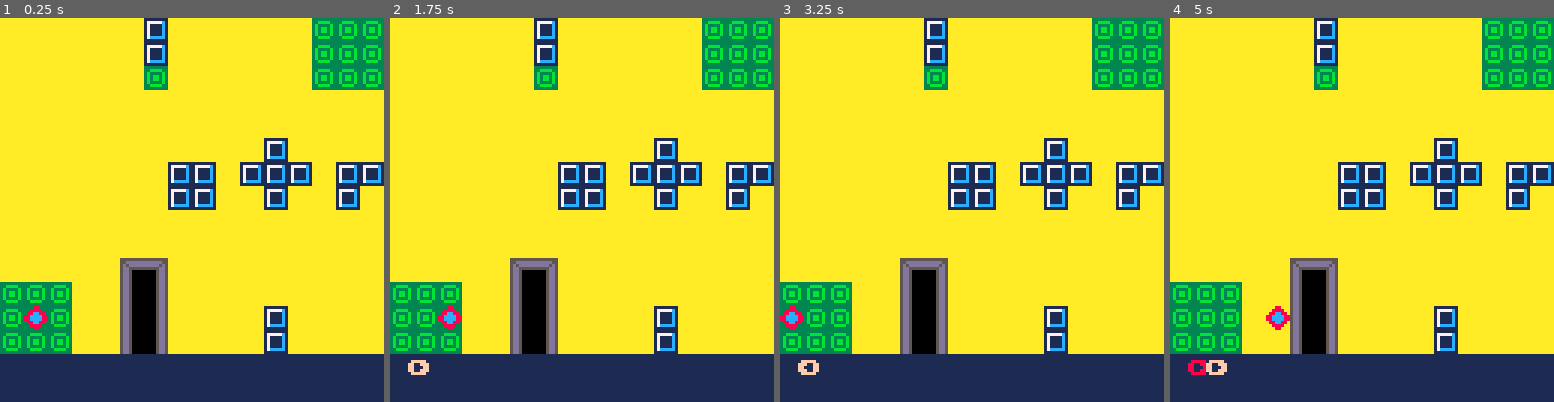
Above: before the commit, frames 1-4 (left to right).
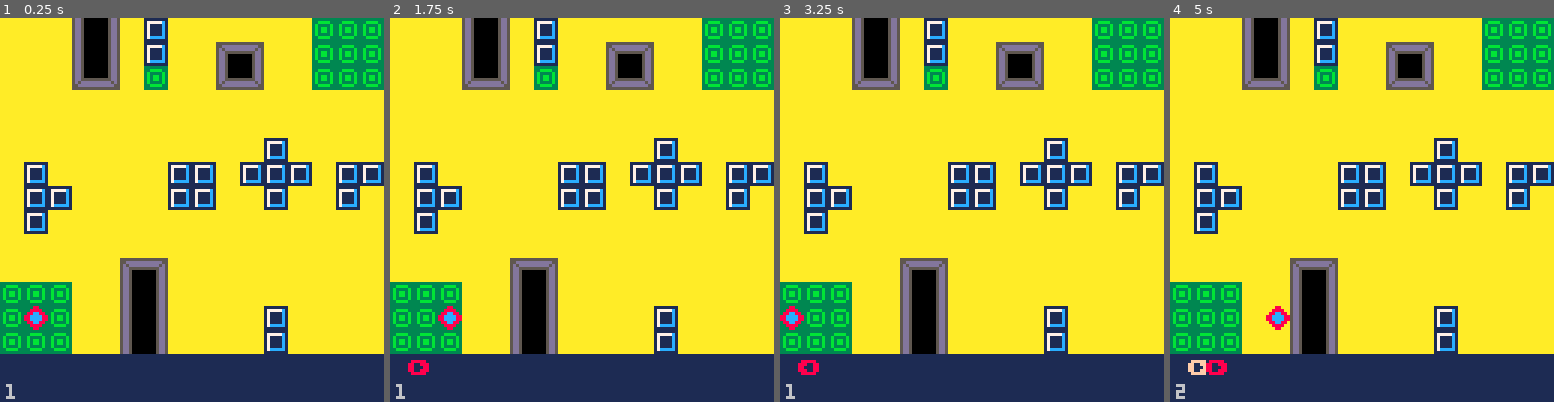
Above: after the commit, the same moments.

Repository: Hocka/gamejam-GMTK2020
Game: PICO-8 cartridge game.p8
The game is run twice, just before and just after one commit, with the same random seed, the same clock (stepped at 60 frames per second) and the same inputs.
Inputs:
- Up to frame 1 (0.25 s): no input
- Up to frame 2 (1.75 s): tap X (X key) at 0.33, 1.07 s; hold Right from 1.6 s (still down)
- Up to frame 3 (3.25 s): tap X (X key) at 1.85, 2.97 s; release Right at 2.1 s; hold Up 2.15-2.42 s; hold Right 2.47-3.03 s; hold Left from 3.08 s (still down)
- Up to frame 4 (5 s): release Left at 3.58 s; hold Down 3.63-3.97 s; hold Right 4.02-4.68 s; tap X (X key) at 4.08 s; hold Up from 4.73 s (still down)

The runs differ from the first frame. In frame 1, 5.5% of the frame differs, in the area x 1-69%, y 0-100%; in frame 2, 5.7%; in frame 3, 5.7%; in frame 4, 5.8%.

Commit message:
La même mais sans les bugs ^^'

Diff:
--- a/game.p8
+++ b/game.p8
@@ -47,7 +47,7 @@
 
  if out == 0 and (p.x * 8) - camx > 30 then
   camx = (p.x) * 8
-  p.t = 1
+
   -- stock = {}
  end
 
@@ -58,8 +58,9 @@
 
 function hud()
  rectfill(camx,120,camx+127,135,1)
+ print(p.t,camx+2,130,6)
  for i = 1, #stock do
-  if i == p.t -1 then c = 8 else c = 15 end
+  if i == p.t then c = 8 else c = 15 end
  	print(stock[i].s,camx+i*6,122,c)
  end
 end
@@ -116,15 +117,18 @@
 	else
 
 	 out = 1
-		if p.t > #stock then
-		 p.t = 1
-	 end
+
 
 	 if t() % 0.5 == 0 then
 
 	  temp.x = p.x + stock[p.t].x
 		 temp.y = p.y + stock[p.t].y
 		 p.t += 1
+
+		 if p.t > #stock then
+		 p.t = 1
+	 end
+
 		 if not collision(temp.x,temp.y) then
 			 p.x = temp.x
 			 p.y = temp.y
@@ -328,18 +332,18 @@
 0000000000000000000000000000000000000000000000000000000000000000000000000000000000000000000000000000000000000000000000000000000000000000000000000000000000000000000000000000000000000000000000000000000000000000000000000000000000000000000000000000000000000000
 __map__
 0303030303030303030303030303030303030303030303030303030303030303030303030303030000000000000000000000000000000000000000000000000000000000000000000000000000000000000000000000000000000000000000000000000000000000000000000000000000000000000000000000000000000000
-0302020202020203020202020202010101020202020202161702020202020302020202020202030000000000000000000000000000000000000000000000000000000000000000000000000000000000000000000000000000000000000000000000000000000000000000000000000000000000000000000000000000000000
-0302020202020203020202020202010101020202020202262702020202020302020202040404030000000000000000000000000000000000000000000000000000000000000000000000000000000000000000000000000000000000000000000000000000000000000000000000000000000000000000000000000000000000
-0302020202020201020202020202010101020202020202020202020202020302020202040404030000000000000000000000000000000000000000000000000000000000000000000000000000000000000000000000000000000000000000000000000000000000000000000000000000000000000000000000000000000000
-0302020202020202020202020202020202030202020202020202020201010302020202040404030000000000000000000000000000000000000000000000000000000000000000000000000000000000000000000000000000000000000000000000000000000000000000000000000000000000000000000000000000000000
-0302020202020202020202020202020202030202020202020202020201010302020202020202030000000000000000000000000000000000000000000000000000000000000000000000000000000000000000000000000000000000000000000000000000000000000000000000000000000000000000000000000000000000
-0302020202020202020202020302020202030202020202020202020202020302020202020202030000000000000000000000000000000000000000000000000000000000000000000000000000000000000000000000000000000000000000000000000000000000000000000000000000000000000000000000000000000000
-0302020202020202030302030303020303030202020202020202020202020302020202020202030000000000000000000000000000000000000000000000000000000000000000000000000000000000000000000000000000000000000000000000000000000000000000000000000000000000000000000000000000000000
-0302020202020202030302020302020302030202020202020202020202020302020202020202030000000000000000000000000000000000000000000000000000000000000000000000000000000000000000000000000000000000000000000000000000000000000000000000000000000000000000000000000000000000
-0302020202020202020202020202020202030202020202020202020202020302020202020202030000000000000000000000000000000000000000000000000000000000000000000000000000000000000000000000000000000000000000000000000000000000000000000000000000000000000000000000000000000000
-0302020202020202020202020202020202030202020202020202020202020302020202020202030000000000000000000000000000000000000000000000000000000000000000000000000000000000000000000000000000000000000000000000000000000000000000000000000000000000000000000000000000000000
+0302020216170203020202020202010101020202020202020202020202020302020202020202030000000000000000000000000000000000000000000000000000000000000000000000000000000000000000000000000000000000000000000000000000000000000000000000000000000000000000000000000000000000
+0302020216170203020206070202010101020202020202020202020201010202020202020202030000000000000000000000000000000000000000000000000000000000000000000000000000000000000000000000000000000000000000000000000000000000000000000000000000000000000000000000000000000000
+0302020226270201020226270202010101020202020202020202020201010202020202020202030000000000000000000000000000000000000000000000000000000000000000000000000000000000000000000000000000000000000000000000000000000000000000000000000000000000000000000000000000000000
+0302020202020202020202020202020202030202020607020202020202020302020202020202030000000000000000000000000000000000000000000000000000000000000000000000000000000000000000000000000000000000000000000000000000000000000000000000000000000000000000000000000000000000
+0302020202020202020202020202020202030202021617020202020202020302020202020202030000000000000000000000000000000000000000000000000000000000000000000000000000000000000000000000000000000000000000000000000000000000000000000000000000000000000000000000000000000000
+0302020202020202020202020302020202030202021617020202020202020302020202020201030000000000000000000000000000000000000000000000000000000000000000000000000000000000000000000000000000000000000000000000000000000000000000000000000000000000000000000000000000000000
+0302030202020202030302030303020303030202022627020202020202020302020202020201030000000000000000000000000000000000000000000000000000000000000000000000000000000000000000000000000000000000000000000000000000000000000000000000000000000000000000000000000000000000
+0302030302020202030302020302020302030202020202020206070202020302020202020202030000000000000000000000000000000000000000000000000000000000000000000000000000000000000000000000000000000000000000000000000000000000000000000000000000000000000000000000000000000000
+0302030202020202020202020202020202030202020202020216170202020302020202020202030000000000000000000000000000000000000000000000000000000000000000000000000000000000000000000000000000000000000000000000000000000000000000000000000000000000000000000000000000000000
+0302020202020202020202020202020202030202020202020226270202020302020202020202030000000000000000000000000000000000000000000000000000000000000000000000000000000000000000000000000000000000000000000000000000000000000000000000000000000000000000000000000000000000
 0302020202020607020202020202020202030202020202020202020202020302020202020202030000000000000000000000000000000000000000000000000000000000000000000000000000000000000000000000000000000000000000000000000000000000000000000000000000000000000000000000000000000000
-0301010102021617020202020202020202030202020202020202020101010101020202020201030000000000000000000000000000000000000000000000000000000000000000000000000000000000000000000000000000000000000000000000000000000000000000000000000000000000000000000000000000000000
-0301010102021617020202020302020202030202020607020202020101010101020202020201030000000000000000000000000000000000000000000000000000000000000000000000000000000000000000000000000000000000000000000000000000000000000000000000000000000000000000000000000000000000
-0301010102021617020202020302020202030202021617020202020101010101020202020201030000000000000000000000000000000000000000000000000000000000000000000000000000000000000000000000000000000000000000000000000000000000000000000000000000000000000000000000000000000000
+0301010102021617020202020202020202030202020202020202020202020202020202040404030000000000000000000000000000000000000000000000000000000000000000000000000000000000000000000000000000000000000000000000000000000000000000000000000000000000000000000000000000000000
+0301010102021617020202020302020202030202020607020202020202020202020202040404030000000000000000000000000000000000000000000000000000000000000000000000000000000000000000000000000000000000000000000000000000000000000000000000000000000000000000000000000000000000
+0301010102021617020202020302020202030202021617020202020202020202020202040404030000000000000000000000000000000000000000000000000000000000000000000000000000000000000000000000000000000000000000000000000000000000000000000000000000000000000000000000000000000000
 0303030303030303030303030303030303030303030303030303030303030303030303030303030000000000000000000000000000000000000000000000000000000000000000000000000000000000000000000000000000000000000000000000000000000000000000000000000000000000000000000000000000000000
Not shown, added: index.html
Not shown, added: index.js
